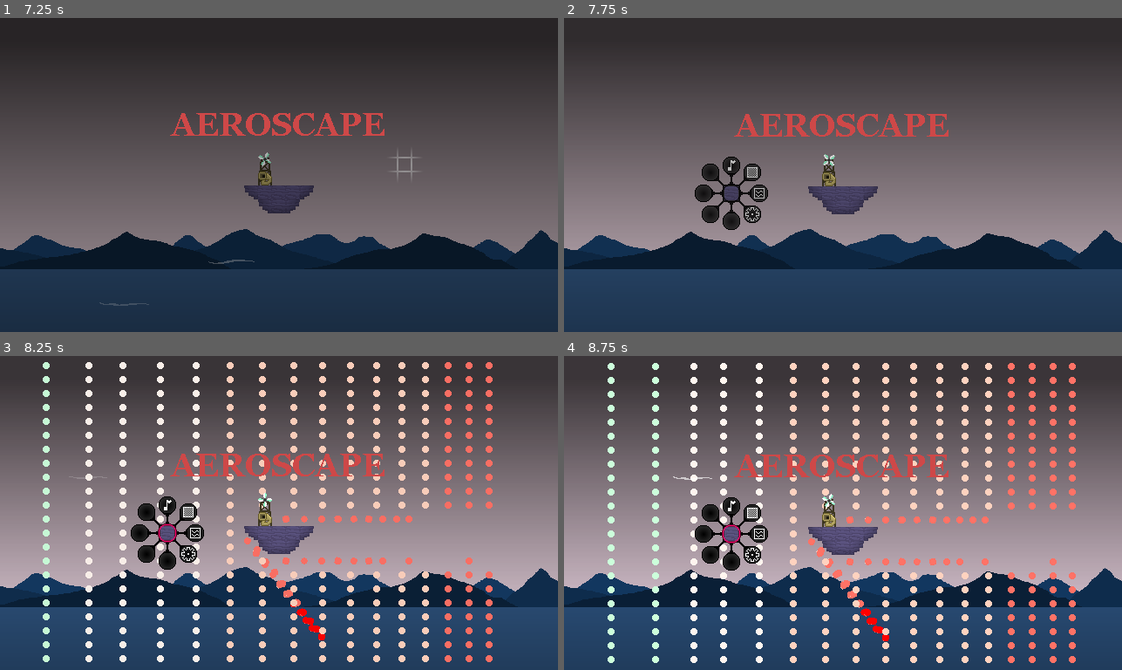
Above: before the commit, frames 1-4 (two rows, left to right).
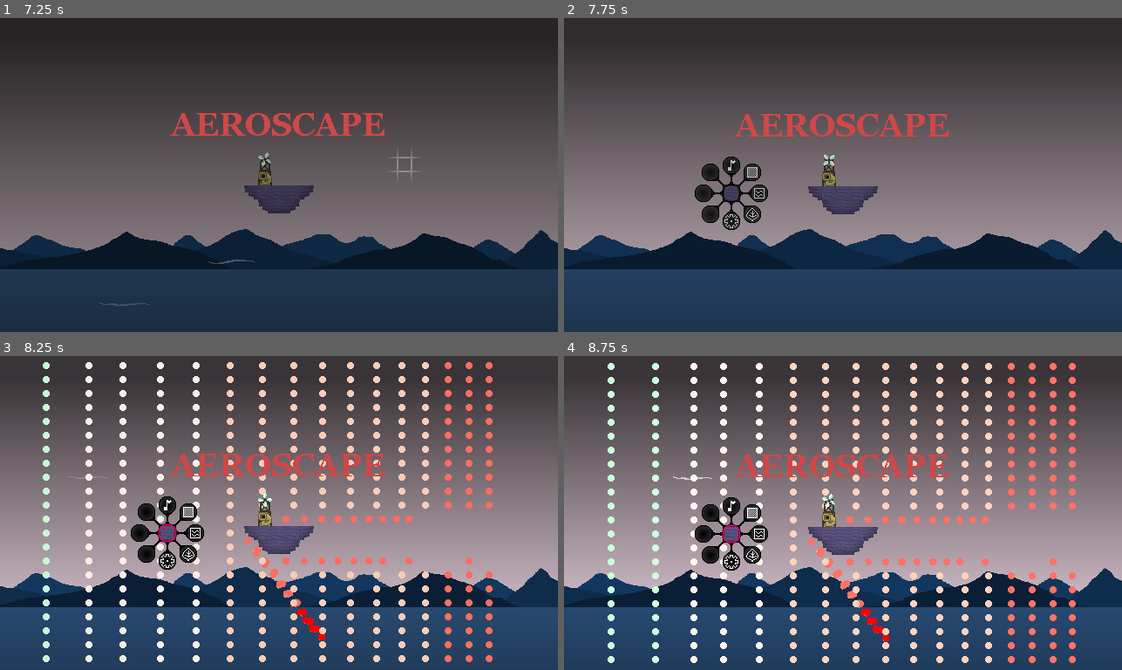
Above: after the commit, the same moments.

Repository: brandonkilpatrick059/dronescape
Game: Godot game, scene res://scenes/grid_sandbox.tscn
Same seed, same stepped clock (60 frames per second), same inputs: the game is played once before the commit and once after it. Sound files missing from this copy of the repository are replaced by a short silence.
Inputs (mouse positions are in pixels of both pictures, inside the frame that each line leads up to):
- Up to frame 1 (7.25 s): move the mouse to (267, 187) at 0.52 s; tap Space (dev_1) at 0.6, 2.75, 4.35, 5 s; tap Enter at 1.25, 3.5 s; move the mouse to (251, 184) at 1.27 s; tap 1 (dev_2) at 1.35, 5.1 s; move the mouse to (279, 181) at 2.02 s; click (279, 181) at 2.1 s; move the mouse to (290, 181) at 2.77 s; right-click (290, 181) at 2.85 s; move the mouse to (306, 181) at 3.52 s; tap Middle mouse button (third_action) at 3.6 s; move the mouse to (290, 196) at 4.27 s; move the mouse to (279, 200) at 5.02 s; move the mouse to (267, 203) at 5.77 s; click (267, 203) at 5.85 s; move the mouse to (401, 159) at 6.52 s; hold Right mouse button (second_action) from 6.53 s (still down)
- Up to frame 2 (7.75 s): move the mouse to (731, 190) at 7.27 s; release Right mouse button (second_action) at 7.28 s; tap Middle mouse button (third_action) at 7.35 s
- Up to frame 3 (8.25 s): move the mouse to (167, 531) at 8.02 s; tap Space (dev_1) at 8.1 s
- Up to frame 4 (8.75 s): no input

Frame 1 is identical in both runs. In frame 2, less than 0.1% of the frame differs, in the area x 28-35%, y 60-67%; in frame 3, less than 0.1%; in frame 4, less than 0.1%.

Commit message:
separate wind colliders from grid colliders and added plants tab

Diff:
--- a/entities/stones/purple_brick.tscn
+++ b/entities/stones/purple_brick.tscn
@@ -6,6 +6,9 @@
 [sub_resource type="PhysicsMaterial" id="PhysicsMaterial_yk454"]
 
 [sub_resource type="RectangleShape2D" id="RectangleShape2D_rhnib"]
+size = Vector2(16, 16)
+
+[sub_resource type="RectangleShape2D" id="RectangleShape2D_ll45p"]
 size = Vector2(16, 16)
 
 [node name="PurpleBrick" type="Node2D" groups=["solid", "stone"]]
@@ -16,7 +19,8 @@
 animation = &"center_left"
 
 [node name="StaticBody2D" type="StaticBody2D" parent="."]
-collision_layer = 5
+collision_layer = 4
+collision_mask = 0
 input_pickable = true
 physics_material_override = SubResource("PhysicsMaterial_yk454")
 
@@ -35,5 +39,10 @@
 [node name="bottom_right" type="CollisionPolygon2D" parent="StaticBody2D"]
 polygon = PackedVector2Array(-8, 8, 8, -8, -8, -8)
 
+[node name="grid_collision" type="StaticBody2D" parent="."]
+
+[node name="center" type="CollisionShape2D" parent="grid_collision"]
+shape = SubResource("RectangleShape2D_ll45p")
+
 [connection signal="mouse_entered" from="StaticBody2D" to="." method="_on_static_body_2d_mouse_entered"]
 [connection signal="mouse_exited" from="StaticBody2D" to="." method="_on_static_body_2d_mouse_exited"]
--- a/entities/stones/purple_brick_2.tscn
+++ b/entities/stones/purple_brick_2.tscn
@@ -6,6 +6,9 @@
 [sub_resource type="PhysicsMaterial" id="PhysicsMaterial_yk454"]
 
 [sub_resource type="RectangleShape2D" id="RectangleShape2D_rhnib"]
+size = Vector2(16, 16)
+
+[sub_resource type="RectangleShape2D" id="RectangleShape2D_gpref"]
 size = Vector2(16, 16)
 
 [node name="PurpleBrick2" type="Node2D" groups=["solid", "stone"]]
@@ -16,7 +19,8 @@
 animation = &"center_left"
 
 [node name="StaticBody2D" type="StaticBody2D" parent="."]
-collision_layer = 5
+collision_layer = 4
+collision_mask = 0
 input_pickable = true
 physics_material_override = SubResource("PhysicsMaterial_yk454")
 
@@ -35,5 +39,10 @@
 [node name="bottom_right" type="CollisionPolygon2D" parent="StaticBody2D"]
 polygon = PackedVector2Array(-8, 8, 8, -8, -8, -8)
 
+[node name="grid_collision" type="StaticBody2D" parent="."]
+
+[node name="center" type="CollisionShape2D" parent="grid_collision"]
+shape = SubResource("RectangleShape2D_gpref")
+
 [connection signal="mouse_entered" from="StaticBody2D" to="." method="_on_static_body_2d_mouse_entered"]
 [connection signal="mouse_exited" from="StaticBody2D" to="." method="_on_static_body_2d_mouse_exited"]
--- a/entities/stones/purple_stone.tscn
+++ b/entities/stones/purple_stone.tscn
@@ -16,7 +16,8 @@
 animation = &"top_right"
 
 [node name="StaticBody2D" type="StaticBody2D" parent="."]
-collision_layer = 5
+collision_layer = 4
+collision_mask = 0
 input_pickable = true
 physics_material_override = SubResource("PhysicsMaterial_yk454")
 
@@ -35,5 +36,10 @@
 [node name="bottom_right" type="CollisionPolygon2D" parent="StaticBody2D"]
 polygon = PackedVector2Array(-8, 8, 8, -8, -8, -8)
 
+[node name="grid_collision" type="StaticBody2D" parent="."]
+
+[node name="center" type="CollisionShape2D" parent="grid_collision"]
+shape = SubResource("RectangleShape2D_yk454")
+
 [connection signal="mouse_entered" from="StaticBody2D" to="." method="_on_static_body_2d_mouse_entered"]
 [connection signal="mouse_exited" from="StaticBody2D" to="." method="_on_static_body_2d_mouse_exited"]
--- /dev/null
+++ b/interface/picker/picker_items/tabs/picker_item_plant_tab.tscn
@@ -0,0 +1,10 @@
+[gd_scene load_steps=3 format=3 uid="uid://b84v8dd2u6j8p"]
+
+[ext_resource type="Script" uid="uid://fygslmd34n2c" path="res://scripts/picker/picker_item.gd" id="1_d36lg"]
+[ext_resource type="SpriteFrames" uid="uid://dee2d2dxl5vqj" path="res://sprites/interface/tabs.tres" id="2_mjxe8"]
+
+[node name="PickerItemPlantTab" type="Node2D"]
+script = ExtResource("1_d36lg")
+display_sprite_frames = ExtResource("2_mjxe8")
+display_animation = "plant"
+tab_path = "picker_plant"
--- a/interface/picker/picker_web.tscn
+++ b/interface/picker/picker_web.tscn
@@ -11,6 +11,7 @@
 [ext_resource type="PackedScene" uid="uid://dwj51jhtm3ypm" path="res://interface/picker/picker_items/tabs/picker_item_stone_nonsolid_tab.tscn" id="5_lkjr6"]
 [ext_resource type="PackedScene" uid="uid://c622pu0kj1wv2" path="res://interface/picker/picker_items/tabs/picker_item_machine_tab.tscn" id="5_m43hu"]
 [ext_resource type="PackedScene" uid="uid://c46w710bxb65v" path="res://interface/picker/picker_items/chimes/picker_item_warm_vox_root_above.tscn" id="6_eeast"]
+[ext_resource type="PackedScene" uid="uid://b84v8dd2u6j8p" path="res://interface/picker/picker_items/tabs/picker_item_plant_tab.tscn" id="6_lduwx"]
 [ext_resource type="PackedScene" uid="uid://basylvn7yrq27" path="res://interface/picker/picker_items/tabs/picker_item_purple_brick_tab.tscn" id="7_8d2d4"]
 [ext_resource type="PackedScene" uid="uid://de7ivceltci2d" path="res://interface/picker/picker_items/plants/picker_item_vine.tscn" id="7_33bpc"]
 [ext_resource type="PackedScene" uid="uid://xy2wugi2asd3" path="res://sprites/picker_item_frog_machine.tscn" id="7_m43hu"]
@@ -39,6 +40,8 @@
 
 [node name="PickerItemStoneNonsolidTab" parent="central_circle/display_items" instance=ExtResource("5_lkjr6")]
 
+[node name="PickerItemPlantTab" parent="central_circle/display_items" instance=ExtResource("6_lduwx")]
+
 [node name="PickerItemMachineTab" parent="central_circle/display_items" instance=ExtResource("5_m43hu")]
 
 [node name="stone_circle" parent="." groups=["picker_stone"] instance=ExtResource("1_ilne7")]
@@ -50,8 +53,6 @@
 [node name="PickerItemPurpleStone" parent="stone_circle/display_items" instance=ExtResource("3_dquct")]
 
 [node name="PickerItemPurpleBrickTab" parent="stone_circle/display_items" instance=ExtResource("7_8d2d4")]
-
-[node name="PickerItemVine" parent="stone_circle/display_items" instance=ExtResource("7_33bpc")]
 
 [node name="stone_nonsolid_circle" parent="." groups=["picker_stone_nonsolid"] instance=ExtResource("1_ilne7")]
 position = Vector2(162, -14)
@@ -124,12 +125,20 @@
 [node name="PickerItemWarmVoxFourth" parent="warm_vox_circle/display_items" instance=ExtResource("5_8d2d4")]
 
 [node name="machine_circle" parent="." groups=["picker_machine"] instance=ExtResource("1_ilne7")]
-position = Vector2(164, 81)
+position = Vector2(40, 175)
 prev_web_node = "picker_center"
 
 [node name="display_items" type="Node2D" parent="machine_circle"]
 
 [node name="PickerItemFrogMachine" parent="machine_circle/display_items" instance=ExtResource("7_m43hu")]
+
+[node name="plant_circle" parent="." groups=["picker_plant"] instance=ExtResource("1_ilne7")]
+position = Vector2(132, 96)
+prev_web_node = "picker_center"
+
+[node name="display_items" type="Node2D" parent="plant_circle"]
+
+[node name="PickerItemVine" parent="plant_circle/display_items" instance=ExtResource("7_33bpc")]
 
 [node name="helper_lines" type="Node2D" parent="."]
 
@@ -184,6 +193,13 @@
 [node name="Line2D5" type="Line2D" parent="helper_lines"]
 z_index = 2
 position = Vector2(-26, 188)
-points = PackedVector2Array(190, -108, 59, -157)
-width = 2.0
-default_color = Color(1, 0, 0, 1)
+points = PackedVector2Array(66, -14, 27, -147)
+width = 2.0
+default_color = Color(1, 0, 0, 1)
+
+[node name="Line2D9" type="Line2D" parent="helper_lines"]
+z_index = 2
+position = Vector2(5, 177)
+points = PackedVector2Array(127, -80, 27, -147)
+width = 2.0
+default_color = Color(1, 0, 0, 1)
--- a/scripts/entities/stone.gd
+++ b/scripts/entities/stone.gd
@@ -58,7 +58,7 @@
 				$StaticBody2D/bottom_left.visible = false
 				$StaticBody2D/bottom_right.visible = false
 			"bottom_right":
-				remove_from_group("flat")
+				add_to_group("flat")
 				$StaticBody2D/center.disabled = true
 				$StaticBody2D/top_left.disabled = true
 				$StaticBody2D/top_right.disabled = true
@@ -70,7 +70,7 @@
 				$StaticBody2D/bottom_left.visible = false
 				$StaticBody2D/bottom_right.visible = true
 			"bottom_left":
-				remove_from_group("flat")
+				add_to_group("flat")
 				$StaticBody2D/center.disabled = true
 				$StaticBody2D/top_left.disabled = true
 				$StaticBody2D/top_right.disabled = true
--- a/sprites/interface/tabs.tres
+++ b/sprites/interface/tabs.tres
@@ -1,10 +1,11 @@
-[gd_resource type="SpriteFrames" load_steps=15 format=3 uid="uid://dee2d2dxl5vqj"]
+[gd_resource type="SpriteFrames" load_steps=17 format=3 uid="uid://dee2d2dxl5vqj"]
 
 [ext_resource type="Texture2D" uid="uid://bmsyl118np2rd" path="res://sprites/interface/tabs/back.png" id="1_822i5"]
 [ext_resource type="Texture2D" uid="uid://cy6spqurwxaub" path="res://sprites/interface/tabs/chime_tab.png" id="1_fdfaa"]
 [ext_resource type="Texture2D" uid="uid://dhu0mce8b6djv" path="res://sprites/interface/tabs/machine_tab.png" id="2_j63e1"]
 [ext_resource type="Texture2D" uid="uid://bha2shdsxrnnl" path="res://sprites/musicians/guitar_picker.png" id="2_pyocu"]
 [ext_resource type="Texture2D" uid="uid://diupavfvsorwp" path="res://sprites/interface/tabs/stone_tab.png" id="3_822i5"]
+[ext_resource type="Texture2D" uid="uid://dl1ms75ogxyrs" path="res://sprites/plants/plant_picker_tab.png" id="4_hb7sh"]
 [ext_resource type="Texture2D" uid="uid://dn6rg8tv1h0yd" path="res://sprites/interface/tabs/stone_nonsolid_tab.png" id="5_gjgu3"]
 [ext_resource type="Texture2D" uid="uid://dwsy73gr6h2yy" path="res://sprites/chimes/warm_vox_picker.png" id="6_lt5kg"]
 
@@ -18,6 +19,10 @@
 
 [sub_resource type="AtlasTexture" id="AtlasTexture_gjgu3"]
 atlas = ExtResource("2_j63e1")
+region = Rect2(0, 0, 16, 16)
+
+[sub_resource type="AtlasTexture" id="AtlasTexture_wkyja"]
+atlas = ExtResource("4_hb7sh")
 region = Rect2(0, 0, 16, 16)
 
 [sub_resource type="AtlasTexture" id="AtlasTexture_pyocu"]
@@ -64,6 +69,14 @@
 }, {
 "frames": [{
 "duration": 1.0,
+"texture": SubResource("AtlasTexture_wkyja")
+}],
+"loop": true,
+"name": &"plant",
+"speed": 5.0
+}, {
+"frames": [{
+"duration": 1.0,
 "texture": SubResource("AtlasTexture_pyocu")
 }],
 "loop": true,
Not shown: 1 places in entities/stones/purple_brick.tscn that only renumber resources
Not shown: 1 places in entities/stones/purple_brick_2.tscn that only renumber resources
Not shown: 1 places in interface/picker/picker_web.tscn that only renumber resources
Binary file added: sprites/plants/plant_picker_tab.png
Not shown, added: sprites/plants/plant_picker_tab.png.import
